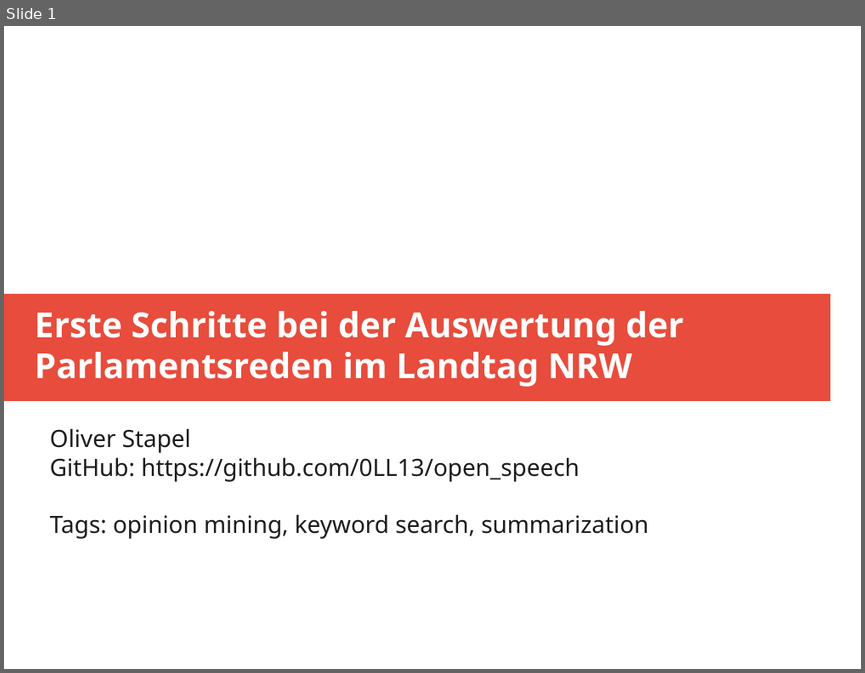
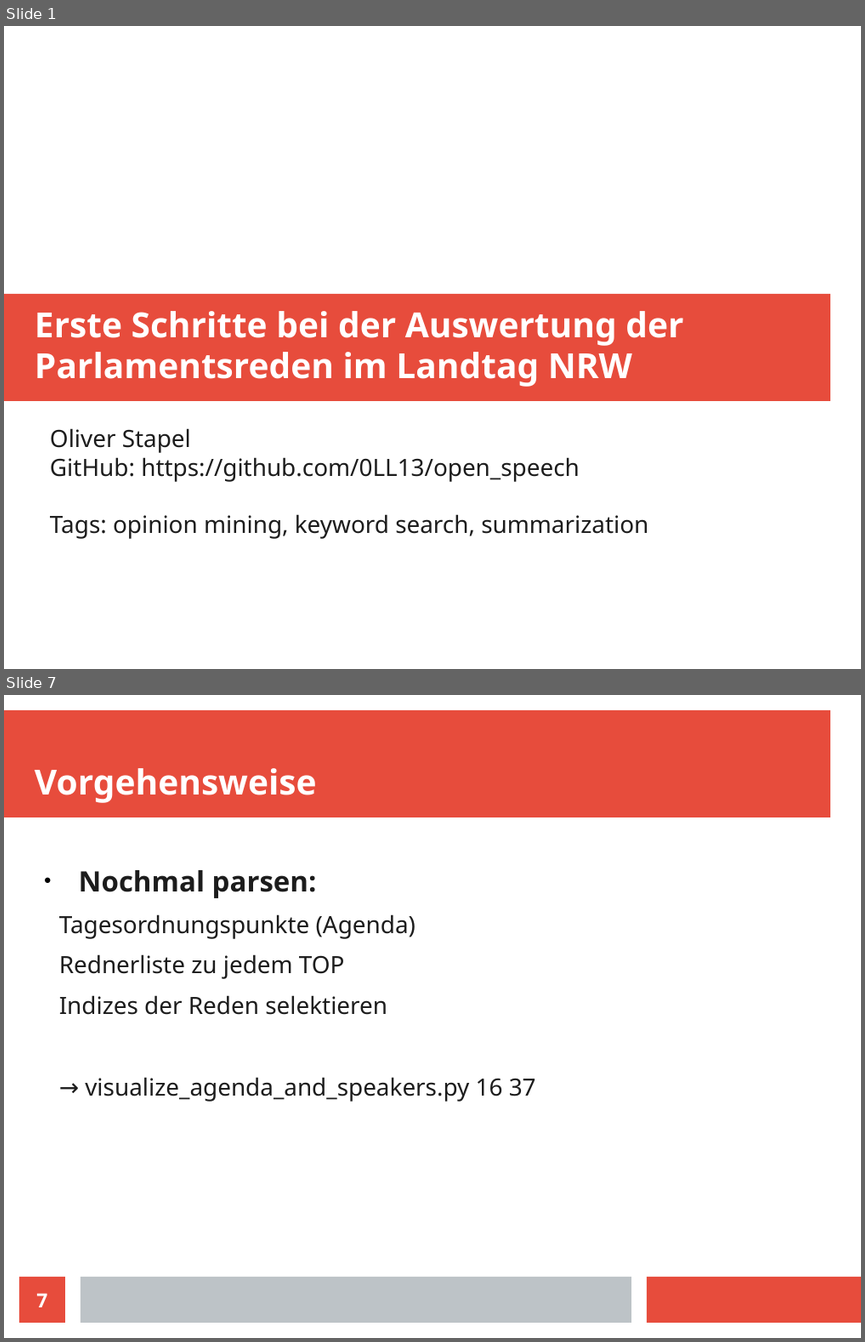
Before and after one commit to 0LL13/open_speech, a slide deck: speech_analysis.odp. Shown one above the other, each under a label of ours: slide 1 before the commit, slides 1 and 7 after it; the slides between them are not shown. The pictures are 865x673 and 865x1342 pixels, drawn with LibreOffice and Linux fonts; fonts in the diff are those of the drawing. Boxes give left, top, right and bottom in pixels: in the first picture for what was removed or moved away, otherwise in the second. Text is boxed around its words. In the diff, an @@ line names an element or a change of style, - is before the commit and + after.

```diff
--- a/speech_analysis.odp
+++ b/speech_analysis.odp
@@ slide 7 added at <box>4,695,861,1338</box>, background #FFFFFF @@
@@ rectangle added at <box>4,710,830,818</box>, fill #E74C3C @@
@@ title added at <box>35,768,317,803</box>, 32 pt, text #FFFFFF, bold @@
+Vorgehensweise
@@ text added at <box>59,870,536,1101</box>, 22 pt, text #1C1C1C @@
+● Nochmal parsen:
+  Tagesordnungspunkte (Agenda)
+  Rednerliste zu jedem TOP
+  Indizes der Reden selektieren
+  → visualize_agenda_and_speakers.py 16 37
@@ page number added at <box>19,1276,65,1322</box>, fill #E74C3C, 18 pt, text #FFFFFF, bold @@
+7
@@ rectangle added at <box>80,1276,631,1322</box>, fill #BDC3C7 @@
@@ rectangle added at <box>647,1276,861,1322</box>, fill #E74C3C @@
```
Also in this commit, not shown: 2 slides changed, 7 other slides added, 5 other files.
